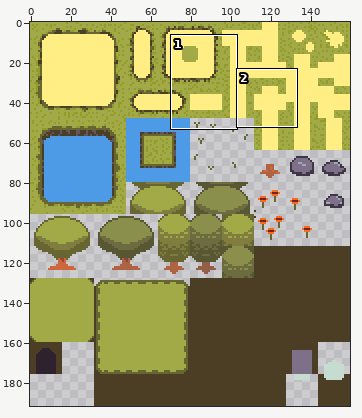
Two versions of one sprite sheet, Assets/Act1/TileMaps/ForestTileSetAct1.png. The picture above shows the old version from afar; the outline marks the close-up.
Close-up. First the earlier version:
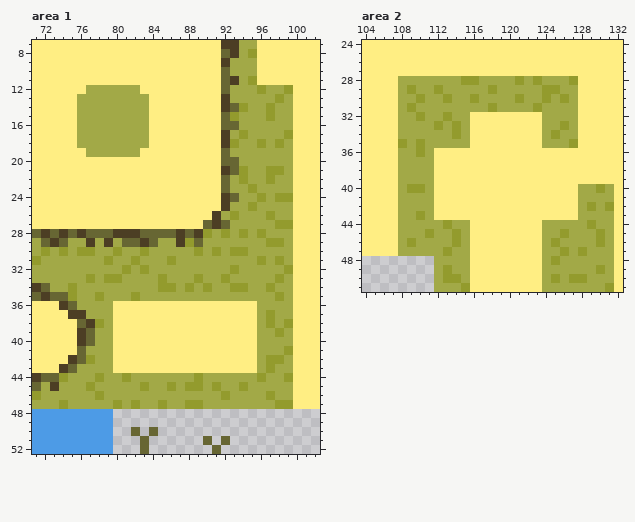
The file is 160x192 pixels. Shown: area 1: x 71..102, y 7..52; area 2: x 104..132, y 24..51. The commit also changed other parts of the picture, which this record leaves out.
Now the later version:
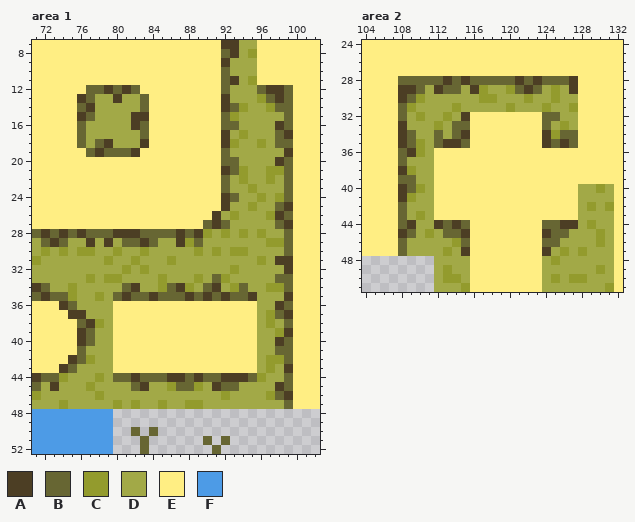
Palette (. is transparent): A #4c3e24  B #676633  C #939b2d  D #a2a947  E #ffee83  F #4d9be6
Change:
Changed rows in their new state; - is an unchanged pixel.
Area 1:
first column x 76:
12 -BBABAB-------------BAAB
13 AB--A--B------------CBAB
14 BA-----B--------------BB
15 AB----AA-------------D-B
16 B-----AB--------------AB
17 B------B--------------BA
18 B-BA---A--------------BB
19 -BABBBA----------------A
20 ----------------------AB
21 -----------------------B
22 -----------------------B
23 -----------------------B
24 -----------------------B
25 ----------------------BA
26 ----------------------AB
27 ----------------------BA
28 -----------------------B
29 -----------------------B
30 -----------------------B
31 ----------------------AA
32 -----------------------A
33 ---------------B------BB
34 -----BA---BA--BA--B---CB
35 ----BABBABBBABABABBA--DA
36 ----------------------AB
37 ----------------------BA
38 -----------------------B
39 -----------------------A
40 ----------------------AB
41 ----------------------BB
42 -----------------------B
43 -----------------------A
44 ----BBABBBAABABBAAAB---B
45 ------BA---BB--ABBD---AB
46 ----------------------BA
47 ----------------------DB
Area 2:
first column x 108:
28 BBBBBABABBBBBABABBBA
29 AAB-ABB-ACD-CBABD--A
30 AB---D--DCC--DC-DCD-
31 B-----C---D-C--DC--C
32 B------A--------BB--
33 A-----BB--------B---
34 AB--B-BA--------A-BB
35 AB--BAAB--------ABAB
36 BA------------------
37 B-------------------
38 AC------------------
39 BB------------------
40 AB------------------
41 AC------------------
42 B-------------------
43 B-------------------
44 BA--ABAB--------BBAA
45 AB---BBA--------ABB-
46 BD-----B--------BB--
47 B------A--------A---
Where, in picture pixels (left, top, right, bottom), the same in both close-ups:
changed: (77, 85, 293, 409)
changed: (398, 76, 578, 256)
